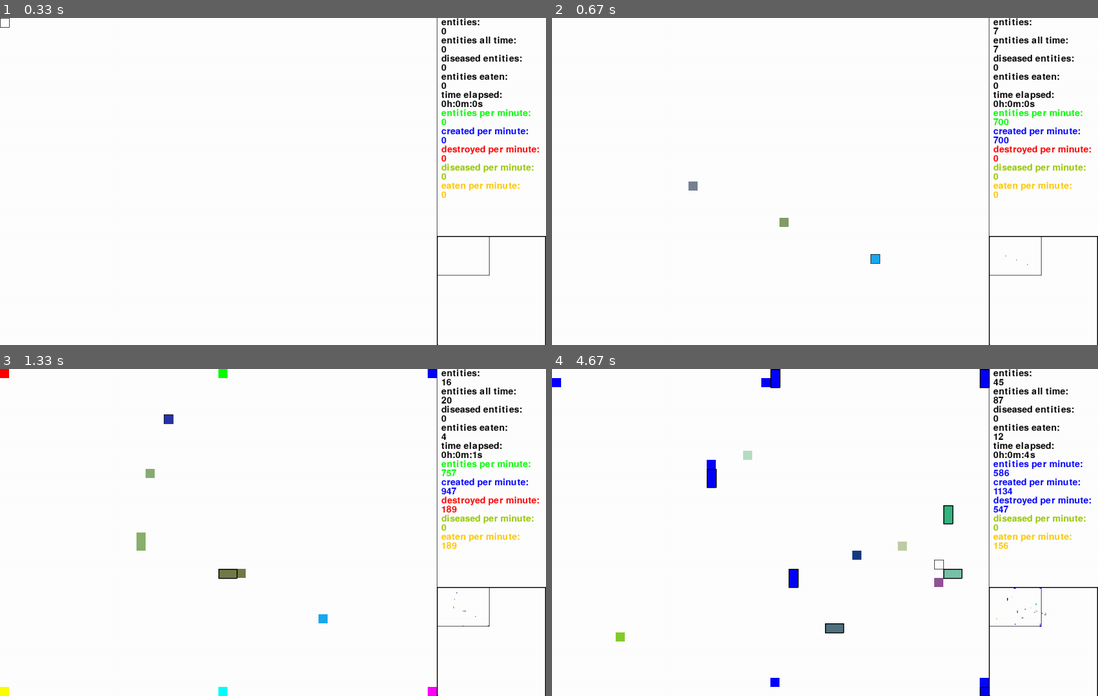
Above: before the commit, frames 1-4 (two rows, left to right).
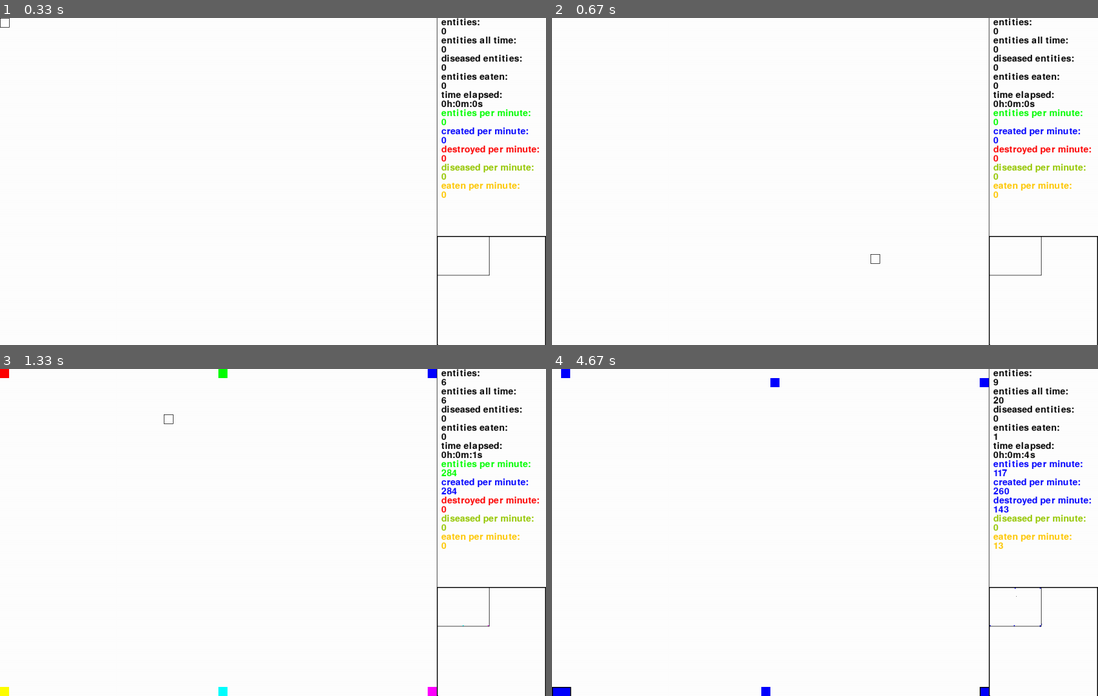
Above: after the commit, the same moments.

Repository: sbwhitt/pygame-life-simulation
Game: pygame game, started from main.py
The game is run twice, just before and just after one commit, with the same random seed, the same clock (stepped at 60 frames per second) and the same inputs.
Inputs (mouse positions are in pixels of both pictures, inside the frame that each line leads up to):
- Up to frame 1 (0.33 s): no input
- Up to frame 2 (0.67 s): press the mouse at (693, 184) at 0.37 s; move the mouse to (786, 217) at 0.47 s; release the mouse at (879, 253) at 0.6 s
- Up to frame 3 (1.33 s): press the mouse at (141, 535) at 0.7 s; move the mouse to (152, 473) at 0.8 s; release the mouse at (163, 414) at 0.93 s; tap E at 1 s
- Up to frame 4 (4.67 s): right-click (1016, 594) at 1.38 s; tap 3 at 1.73, 2.03 s; click (666, 470) at 1.75 s; tap E at 1.82, 3.32 s; press the mouse at (1016, 594) at 2.2 s; move the mouse to (950, 512) at 2.3 s; release the mouse at (885, 431) at 2.43 s; tap X at 2.5, 3.23 s; press the mouse at (1016, 594) at 2.87 s; move the mouse to (825, 620) at 2.97 s; release the mouse at (633, 646) at 3.1 s; click (737, 450) at 3.25 s; press the mouse at (1016, 594) at 3.53 s; move the mouse to (961, 575) at 3.63 s; release the mouse at (901, 552) at 3.77 s; press the mouse at (1016, 594) at 3.87 s; move the mouse to (1005, 594) at 3.97 s; release the mouse at (988, 591) at 4.1 s; press the mouse at (1016, 594) at 4.2 s; move the mouse to (939, 578) at 4.3 s; release the mouse at (857, 558) at 4.43 s; press the mouse at (1016, 594) at 4.53 s; move the mouse to (939, 561) at 4.63 s

Frame 1 is identical in both runs. In frame 2, 0.3% of the frame differs, in the area x 25-88%, y 2-76%; in frame 3, 0.6%; in frame 4, 1.6%, in the area x 0-91%, y 0-100%.

Commit message:
Drag cursor (#2)
* init drag cursor

* fixed cursor drag

Diff:
--- a/src/app.py
+++ b/src/app.py
@@ -1,5 +1,6 @@
 import pygame
 import asyncio
+import src.utils as utils
 import static.colors as colors
 import static.settings as settings
 from src.window import Window
@@ -15,6 +16,10 @@
 x == width == rect.left
 y == height == rect.top
 '''
+
+LEFT_CLICK = 0
+MIDDLE_CLICK = 1
+RIGHT_CLICK = 2
 
 
 class App:
@@ -28,7 +33,7 @@
         self.e_man = EntityManager(self.screen)
         self.c_man = ColonyManager(self.screen)
         self.keys = []
-        self.mouse = Mouse()
+        self.mouse = Mouse(self.window)
         self.stats = Stats(self.screen, self.window.width)
         self.metrics = Metrics()
         self.minimap = MiniMap(self.screen, self.window)
@@ -148,17 +153,23 @@
         return (loc[0]-(loc[0] % settings.ENT_WIDTH), loc[1]-(loc[1] % settings.ENT_WIDTH))
 
     def _handle_mouse_actions(self) -> None:
-        if pygame.mouse.get_pressed(3)[0]:
-            self.e_man.place_entity(self._get_tile_pos(pygame.mouse.get_pos()))
-        if pygame.mouse.get_pressed(3)[1]:
+        # mouse buttons: 0 == left, 1 == middle, 2 == right
+        buttons = pygame.mouse.get_pressed(3)
+        if buttons[LEFT_CLICK]:
+            # pos = utils.get_tile_pos(pygame.mouse.get_pos(), self.window.offset)
+            # self.e_man.place_entity(pos)
+            self.mouse.drag(LEFT_CLICK)
+        else:
+            self.mouse.stop_drag(LEFT_CLICK)
+        if buttons[MIDDLE_CLICK]:
             self.mouse.spawn_outward(self.e_man, self._get_tile_pos(pygame.mouse.get_pos()), self.clock.tock)
-        else: self.mouse.stop_spawn()
-        if pygame.mouse.get_pressed(3)[2]:
-            if not self.mouse.dragging:
-                self.mouse.dragging = True
-                self.mouse.drag_start = pygame.mouse.get_pos()
-            self.window.move(self.mouse.get_drag_dir())
-        else: self.mouse.dragging = False
+        else:
+            self.mouse.stop_spawn()
+        if buttons[RIGHT_CLICK]:
+            self.mouse.drag(RIGHT_CLICK)
+            self.window.move(self.mouse.get_drag_dir(RIGHT_CLICK))
+        else:
+            self.mouse.stop_drag(RIGHT_CLICK)
 
     def _handle_cmd(self, key: str) -> None:
         # cull half of entities
--- a/src/mouse.py
+++ b/src/mouse.py
@@ -3,11 +3,18 @@
 import static.colors as colors
 import static.settings as settings
 from src.entity_manager import EntityManager
+from src.window import Window
+
+LEFT_CLICK = 0
+MIDDLE_CLICK = 1
+RIGHT_CLICK = 2
 
 
 class Cursor:
     def __init__(self):
-        pass
+        self.start = (0, 0)
+        self.end = (0, 0)
+        self.rect = None
 
     def get_points(self) -> list[tuple]:
         pos = pygame.mouse.get_pos()
@@ -20,10 +27,11 @@
 
 
 class Mouse:
-    def __init__(self):
+    def __init__(self, window: Window):
+        self.window = window
         self.cursor = Cursor()
-        self.drag_start = (0, 0)
-        self.dragging = False
+        self.drag_start = [(0, 0), (0, 0), (0, 0)]
+        self.dragging = [False, False, False]
         self.click_timer = 0
         self.spawn_modulus = 250
         self.spawn_interval = 0
@@ -45,22 +53,53 @@
         self.spawn_interval = False
 
     def highlight_cursor(self, screen: pygame.display) -> None:
-        pygame.draw.lines(screen, colors.BLACK, True, points=self.cursor.get_points())
+        if self.dragging[LEFT_CLICK]:
+            cursor_points = [
+                self.cursor.rect.topleft,
+                self.cursor.rect.topright,
+                self.cursor.rect.bottomright,
+                self.cursor.rect.bottomleft
+            ]
+            pygame.draw.lines(screen, colors.BLACK, True, points=cursor_points)
+        else:
+            pygame.draw.lines(screen, colors.BLACK, True, points=self.cursor.get_points())
 
-    def get_drag_dir(self) -> tuple:
+    def drag(self, button: int) -> None:
+        if not self.dragging[button]:
+            self._start_drag(button)
+        elif button == LEFT_CLICK:
+            self.cursor.end = pygame.mouse.get_pos()
+            self._build_cursor_rect()
+
+    def stop_drag(self, button: int) -> None:
+        self.dragging[button] = False
+
+    def get_drag_dir(self, button: int) -> tuple:
         pos = pygame.mouse.get_pos()
         dirx = 0
         diry = 0
-        if pos[0] > self.drag_start[0]:
+        start = self.drag_start[button]
+        if pos[0] > start[0]:
             dirx = settings.ENT_WIDTH*2
-        elif pos[0] < self.drag_start[0]:
+        elif pos[0] < start[0]:
             dirx = -settings.ENT_WIDTH*2
-        if pos[1] > self.drag_start[1]:
+        if pos[1] > start[1]:
             diry = settings.ENT_WIDTH*2
-        elif pos[1] < self.drag_start[1]:
+        elif pos[1] < start[1]:
             diry = -settings.ENT_WIDTH*2
+        return (dirx, diry)
 
-        return (dirx, diry)
+    # helpers
+    def _start_drag(self, button: int) -> None:
+        self.dragging[button] = True
+        m_pos = pygame.mouse.get_pos()
+        self.drag_start[button] = m_pos
+        if button == LEFT_CLICK:
+            self.cursor.start = m_pos
+            self.drag(LEFT_CLICK)
+
+    def _build_cursor_rect(self) -> None:
+        self.cursor.rect = utils.get_rect_from_twoples(self.cursor.start, self.cursor.end)
 
     def _increase_spawn_interval(self, elapsed) -> bool:
         self.click_timer += elapsed
--- a/src/utils.py
+++ b/src/utils.py
@@ -1,18 +1,58 @@
 import pygame
 import random
+import static.settings as settings
 
-def add_twoples(c1: tuple, c2: tuple) -> tuple:
+
+def add_twoples(t1: tuple, t2: tuple) -> tuple:
     '''Returns sum of two element tuples'''
-    return (c1[0] + c2[0], c1[1] + c2[1]) if len(c1) == len(c2) == 2 else None
+    return (t1[0] + t2[0], t1[1] + t2[1]) if len(t1) == len(t2) == 2 else None
 
-def multiply_twople_by_constant(coord: tuple, const: int) -> tuple:
+def subtract_twoples(t1: tuple, t2: tuple) -> tuple:
+    '''Returns sum of two element tuples'''
+    return (t1[0] - t2[0], t1[1] - t2[1]) if len(t1) == len(t2) == 2 else None
+
+def multiply_twople_by_constant(t1: tuple, const: int) -> tuple:
     '''Returns two element tuple with all elements multiplied by given constant'''
-    return (coord[0] * const, coord[1] * const) if len(coord) == 2 else None
+    return (t1[0] * const, t1[1] * const) if len(t1) == 2 else None
 
-def get_random_color() -> pygame.Color:
-    '''Returns random pygame color between values 10, 245'''
-    return pygame.Color(
-        random.randint(10, 245),
-        random.randint(10, 245),
-        random.randint(10, 245)
-    )
+def get_random_color(start: int=-1, end: int=-1) -> pygame.Color:
+    '''Returns random pygame color between given values or 10, 245 by default'''
+    if (start > 0 and end > 0) and (start <= 255 and end <= 255):
+        return pygame.Color(
+            random.randint(start, end),
+            random.randint(start, end),
+            random.randint(start, end)
+        )
+    else:
+        return pygame.Color(
+            random.randint(10, 245),
+            random.randint(10, 245),
+            random.randint(10, 245)
+        )
+
+def get_tile_pos(t1: tuple, offset: tuple=None, top: bool=False, left: bool=False, bottom: bool=False, right: bool=False) -> tuple:
+    '''
+    Returns the tile start coordinates for the position given plus an optional offset.
+    Returns top left point by default
+    '''
+    loc = add_twoples(t1, offset) if offset else t1
+    if top and left:
+        return (loc[0]-(loc[0] % settings.ENT_WIDTH), loc[1]-(loc[1] % settings.ENT_WIDTH))
+    if top and right:
+        return (loc[0]+settings.ENT_WIDTH-(loc[0] % settings.ENT_WIDTH), loc[1]-(loc[1] % settings.ENT_WIDTH))
+    if bottom and left:
+        return (loc[0]-(loc[0] % settings.ENT_WIDTH), loc[1]+settings.ENT_WIDTH-(loc[1] % settings.ENT_WIDTH))
+    if bottom and right:
+        return (loc[0]+settings.ENT_WIDTH-(loc[0] % settings.ENT_WIDTH), loc[1]+settings.ENT_WIDTH-(loc[1] % settings.ENT_WIDTH))
+    return (loc[0]-(loc[0] % settings.ENT_WIDTH), loc[1]-(loc[1] % settings.ENT_WIDTH))
+
+def get_rect_from_twoples(t1: tuple, t2: tuple) -> pygame.rect.Rect:
+    '''Returns a pygame rect with top left and bottom right corners t1 and/or t2'''
+    # [t1, t2, (t1[0], t2[1]), (t2[0], t1[1])]
+    t1_tile_pos = get_tile_pos(t1, top=(t1[1] <= t2[1]), left=(t1[0] <= t2[0]), bottom=(t1[1] >= t2[1]), right=(t1[0] >= t2[0]))
+    t2_tile_pos = get_tile_pos(t2, top=(t2[1] <= t1[1]), left=(t2[0] <= t1[0]), bottom=(t2[1] >= t1[1]), right=(t2[0] >= t1[0]))
+    left = t1_tile_pos[0] if t1_tile_pos[0] < t2_tile_pos[0] else t2_tile_pos[0]
+    top = t1_tile_pos[1] if t1_tile_pos[1] < t2_tile_pos[1] else t2_tile_pos[1]
+    width = abs(t1_tile_pos[0] - t2_tile_pos[0])
+    height = abs(t1_tile_pos[1] - t2_tile_pos[1])
+    return pygame.rect.Rect(left, top, width, height)
